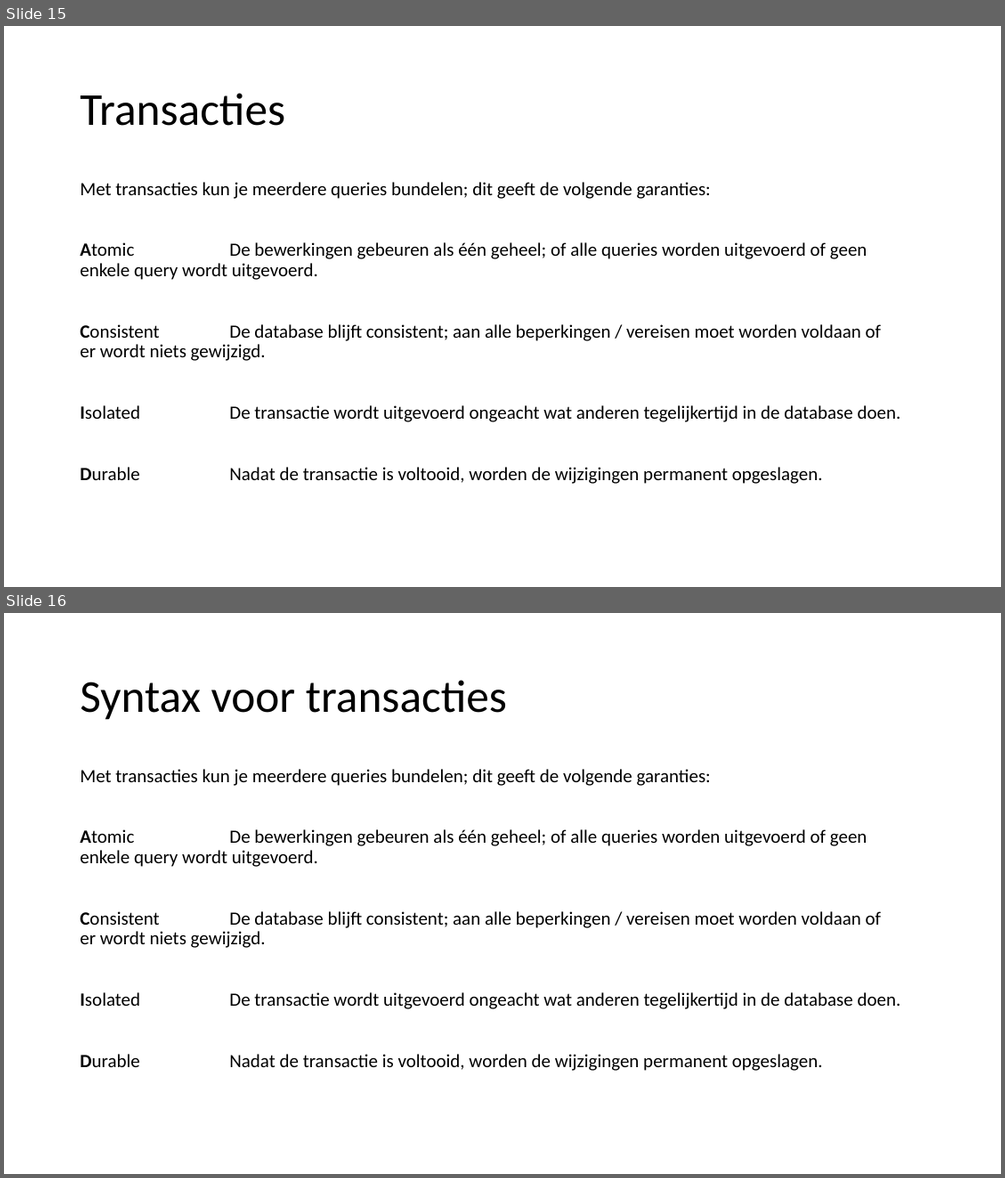
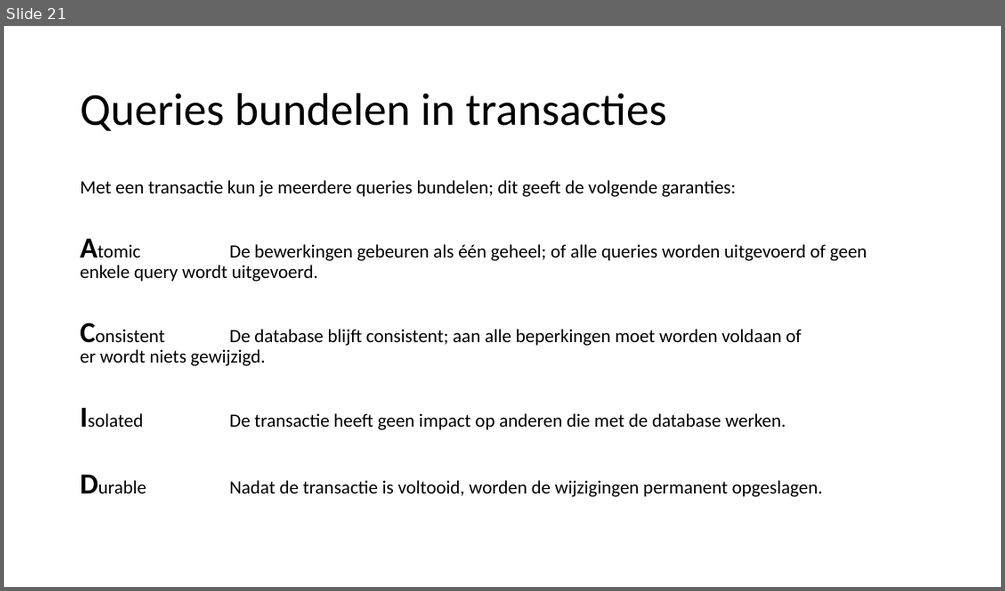
Before and after one commit to LFKoning/knowledge-sharing, a slide deck: sql/terugkom_ochtend/sql_terugkom_ochtend.pptx. Shown one above the other, each under a label of ours: slides 15 and 16 before the commit, slide 21 after it. The pictures are 1005x1178 and 1005x591 pixels, drawn with LibreOffice and Linux fonts; fonts in the diff are those of the drawing. Boxes give left, top, right and bottom in pixels: in the first picture for what was removed or moved away, otherwise in the second. Text is boxed around its words. In the diff, an @@ line names an element or a change of style, - is before the commit and + after.

```diff
--- a/sql/terugkom_ochtend/sql_terugkom_ochtend.pptx
+++ b/sql/terugkom_ochtend/sql_terugkom_ochtend.pptx
@@ slide 16 removed at (x1=4, y1=613, x2=1001, y2=1174), background #FFFFFF @@
@@ title removed at (x1=80, y1=680, x2=507, y2=720) @@
-Syntax voor transacties
@@ text removed at (x1=80, y1=769, x2=901, y2=1070) @@
-Met transacties kun je meerdere queries bundelen; dit geeft de volgende garanties:
-Atomic De bewerkingen gebeuren als één geheel; of alle queries worden uitgevoerd of geen enkele query wordt uitgevoerd.
-Consistent De database blijft consistent; aan alle beperkingen / vereisen moet worden voldaan of er wordt niets gewijzigd.
-Isolated De transactie wordt uitgevoerd ongeacht wat anderen tegelijkertijd in de database doen.
-Durable Nadat de transactie is voltooid, worden de wijzigingen permanent opgeslagen.
@@ what was slide 15 is now slide 21 @@
@@ slide 21 changed as well @@
@@ title at (x1=80, y1=93, x2=667, y2=131): text changed @@
-Transacties
+Queries bundelen in transacties
@@ text at (x1=80, y1=180, x2=736, y2=197): text changed @@
-Met transacties kun je meerdere queries bundelen; dit geeft de volgende garanties:
+Met een transactie kun je meerdere queries bundelen; dit geeft de volgende garanties:
@@ text at (x1=80, y1=244, x2=867, y2=497): size 18 to 28 pt in "Atomic", "Durable"; line spacing 0.9 to 0.8 @@
@@ text at (x1=80, y1=329, x2=801, y2=430): text changed @@
-Consistent De database blijft consistent; aan alle beperkingen / vereisen moet worden voldaan of er wordt niets gewijzigd.
-Isolated De transactie wordt uitgevoerd ongeacht wat anderen tegelijkertijd in de database doen.
+Consistent De database blijft consistent; aan alle beperkingen moet worden voldaan of er wordt niets gewijzigd.
+Isolated De transactie heeft geen impact op anderen die met de database werken.
```
Also in this commit, not shown: 9 other slides changed, 18 slides added, 8 other slides removed, 9 other files.
